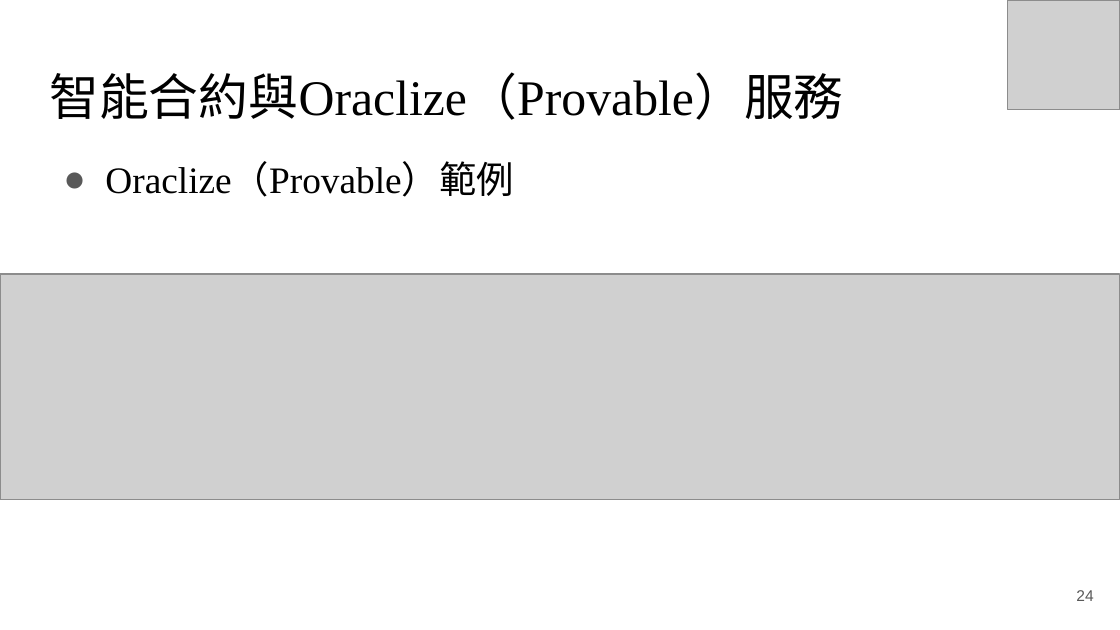
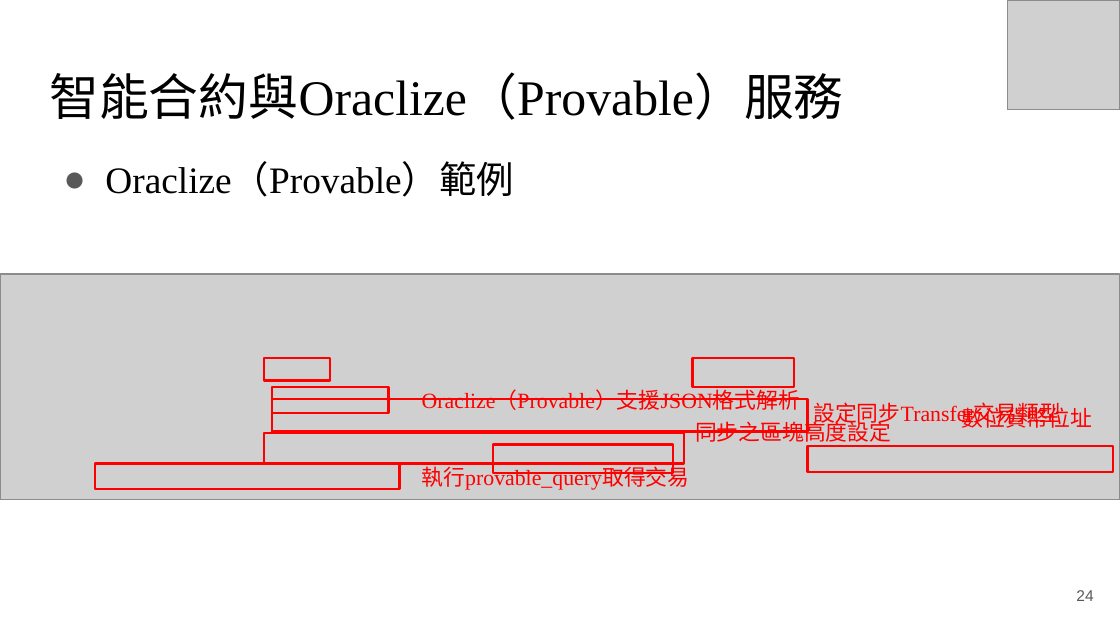
Before and after one commit to RyuChu/A-Decentralized-Digital-Currency-Tracing-Service, a slide deck: slide 24 of Documents/論文簡報_V3.pptx. Drawn at 1120x630 pixels with LibreOffice and Linux fonts; fonts in the diff are those of the drawing; grey boxes stand for pictures. Boxes give left, top, right and bottom in pixels: in the first picture for what was removed or moved away, otherwise in the second. Text is boxed around its words. In the diff, an @@ line names an element or a change of style, - is before the commit and + after.

```diff
--- a/Documents/論文簡報_V3.pptx
+++ b/Documents/論文簡報_V3.pptx
@@ rectangle added at (264,358,330,381), outline #FF0000 1.5 pt @@
@@ rectangle added at (692,358,794,388), outline #FF0000 1.5 pt @@
@@ rectangle added at (272,386,389,412), outline #FF0000 1.5 pt @@
@@ rectangle added at (272,400,808,432), outline #FF0000 1.5 pt @@
@@ text added at (422,391,800,410), 14 pt, text #FF0000 @@
+Oraclize（Provable）支援JSON格式解析
@@ text added at (695,418,891,446), 14 pt, text #FF0000 @@
+同步之區塊高度設定
@@ text added at (813,402,1061,427), 14 pt, text #FF0000 @@
+設定同步Transfer交易類型
@@ text added at (961,404,1092,428), 14 pt, text #FF0000 @@
+數位貨幣位址
@@ rectangle added at (264,433,684,464), outline #FF0000 1.5 pt @@
@@ rectangle added at (494,445,673,474), outline #FF0000 1.5 pt @@
@@ rectangle added at (808,446,1113,472), outline #FF0000 1.5 pt @@
@@ rectangle added at (95,464,400,489), outline #FF0000 1.5 pt @@
@@ text added at (421,463,689,490), 14 pt, text #FF0000 @@
+執行provable_query取得交易
```
Also in this commit, not shown: 13 other slides changed, 1 slide added.
